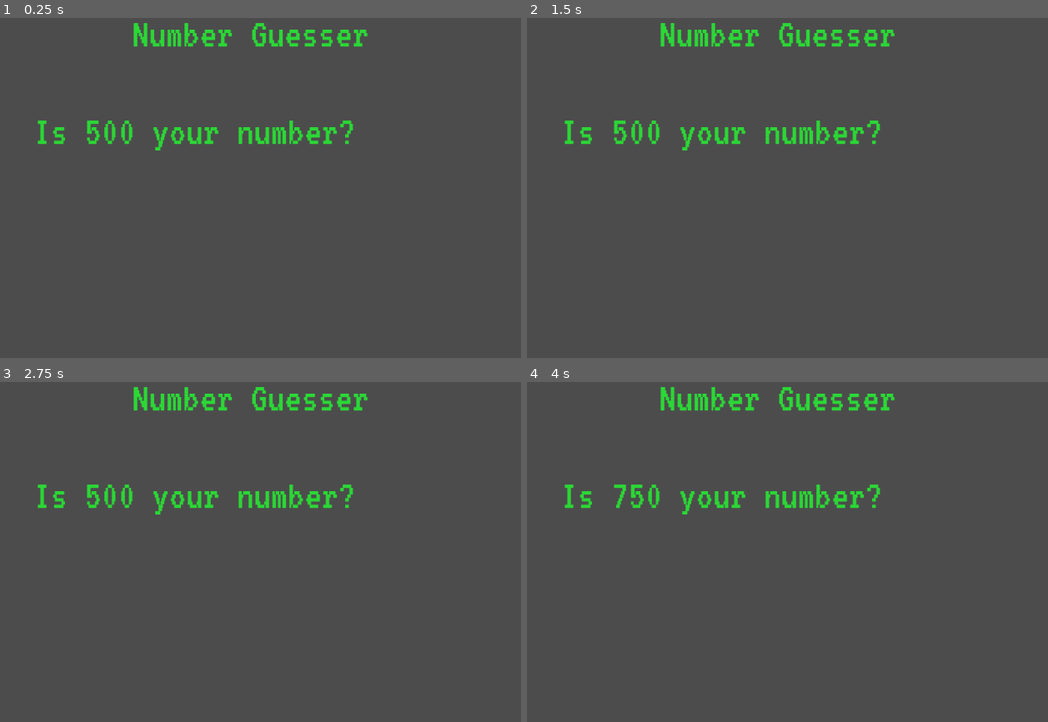
Above: before the commit, frames 1-4 (two rows, left to right).
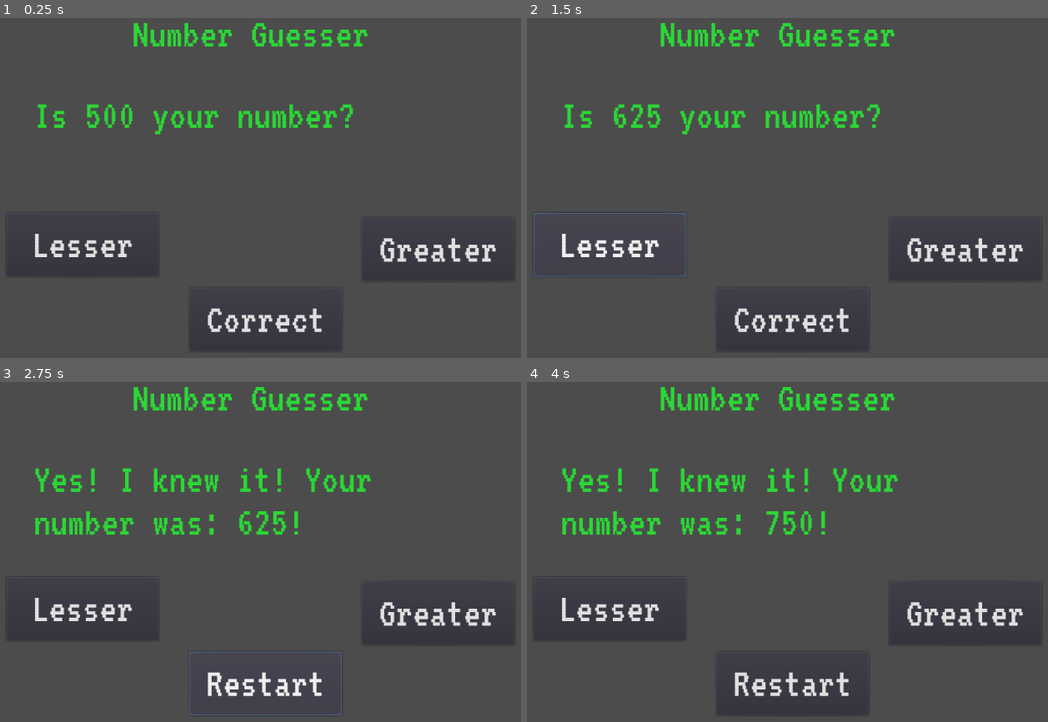
Above: after the commit, the same moments.

Repository: guilhermehto/number-guesser
Game: Godot game, scene res://Game.tscn
Same seed, same stepped clock (60 frames per second), same inputs: the game is played once before the commit and once after it.
Inputs (mouse positions are in pixels of both pictures, inside the frame that each line leads up to):
- Up to frame 1 (0.25 s): no input
- Up to frame 2 (1.5 s): click (964, 249) at 0.5 s, where only the run after the commit has a clickable "Greater"; click (610, 245) at 1.25 s, where only the run after the commit has a clickable "Lesser"
- Up to frame 3 (2.75 s): click (265, 684) at 2 s, where only the run after the commit has a clickable "Correct"
- Up to frame 4 (4 s): click (792, 684) at 2.75 s, where only the run after the commit has a clickable "Restart"; tap Enter at 3.5 s; hold Up (up) from 3.53 s (still down); tap Space (space) at 3.6 s

The runs differ from the first frame. In frame 1, 4.6% of the frame differs, in the area x 2-98%, y 25-98%; in frame 2, 4.8%; in frame 3, 5.9%, in the area x 2-98%, y 25-99%; in frame 4, 5.7%.

Commit message:
Game finished

Diff:
--- a/Game.gd
+++ b/Game.gd
@@ -2,6 +2,7 @@
 
 
 onready var message = $Message
+onready var button_right = $Right
 
 var guess
 var min_guessed = 0
@@ -41,7 +42,24 @@
 
 func _end_game():
 	ended = true
-	print("Yes! I knew it! Your number was: " + str(guess) + "!")
+	message.text = "Yes! I knew it! Your number was: " + str(guess) + "!"
+	button_right.text = "Restart"
 
 func _restart_game():
 	get_tree().reload_current_scene()
+
+
+
+func _on_Greater_pressed():
+	_try_guess("up")
+
+
+func _on_Lesser_pressed():
+	_try_guess("down")
+
+
+func _on_Right_pressed():
+	if ended:
+		_restart_game()
+	else:
+		_end_game()
--- a/Game.tscn
+++ b/Game.tscn
@@ -45,9 +45,9 @@
 anchor_right = 0.0
 anchor_bottom = 0.0
 margin_left = 171.0
-margin_top = 215.0
-margin_right = 774.0
-margin_bottom = 340.0
+margin_top = 190.0
+margin_right = 889.0
+margin_bottom = 357.0
 rect_pivot_offset = Vector2( 0, 0 )
 rect_clip_content = true
 mouse_filter = 0
@@ -67,3 +67,90 @@
 scroll_following = false
 selection_enabled = false
 override_selected_font_color = false
+
+[node name="Greater" type="Button" parent="." index="2"]
+
+anchor_left = 0.0
+anchor_top = 0.0
+anchor_right = 0.0
+anchor_bottom = 0.0
+margin_left = 675.0
+margin_top = 380.0
+margin_right = 909.0
+margin_bottom = 478.0
+rect_pivot_offset = Vector2( 0, 0 )
+rect_clip_content = false
+focus_mode = 2
+mouse_filter = 0
+mouse_default_cursor_shape = 0
+size_flags_horizontal = 1
+size_flags_vertical = 1
+custom_fonts/font = ExtResource( 2 )
+toggle_mode = false
+enabled_focus_mode = 2
+shortcut = null
+group = null
+text = "Greater"
+flat = false
+align = 1
+_sections_unfolded = [ "custom_fonts" ]
+
+[node name="Lesser" type="Button" parent="." index="3"]
+
+anchor_left = 0.0
+anchor_top = 0.0
+anchor_right = 0.0
+anchor_bottom = 0.0
+margin_left = 129.0
+margin_top = 373.0
+margin_right = 363.0
+margin_bottom = 471.0
+rect_pivot_offset = Vector2( 0, 0 )
+rect_clip_content = false
+focus_mode = 2
+mouse_filter = 0
+mouse_default_cursor_shape = 0
+size_flags_horizontal = 1
+size_flags_vertical = 1
+custom_fonts/font = ExtResource( 2 )
+toggle_mode = false
+enabled_focus_mode = 2
+shortcut = null
+group = null
+text = "Lesser"
+flat = false
+align = 1
+_sections_unfolded = [ "custom_fonts" ]
+
+[node name="Right" type="Button" parent="." index="4"]
+
+anchor_left = 0.0
+anchor_top = 0.0
+anchor_right = 0.0
+anchor_bottom = 0.0
+margin_left = 410.0
+margin_top = 488.0
+margin_right = 644.0
+margin_bottom = 586.0
+rect_pivot_offset = Vector2( 0, 0 )
+rect_clip_content = false
+focus_mode = 2
+mouse_filter = 0
+mouse_default_cursor_shape = 0
+size_flags_horizontal = 1
+size_flags_vertical = 1
+custom_fonts/font = ExtResource( 2 )
+toggle_mode = false
+enabled_focus_mode = 2
+shortcut = null
+group = null
+text = "Correct"
+flat = false
+align = 1
+_sections_unfolded = [ "custom_fonts" ]
+
+[connection signal="pressed" from="Greater" to="." method="_on_Greater_pressed"]
+
+[connection signal="pressed" from="Lesser" to="." method="_on_Lesser_pressed"]
+
+[connection signal="pressed" from="Right" to="." method="_on_Right_pressed"]
